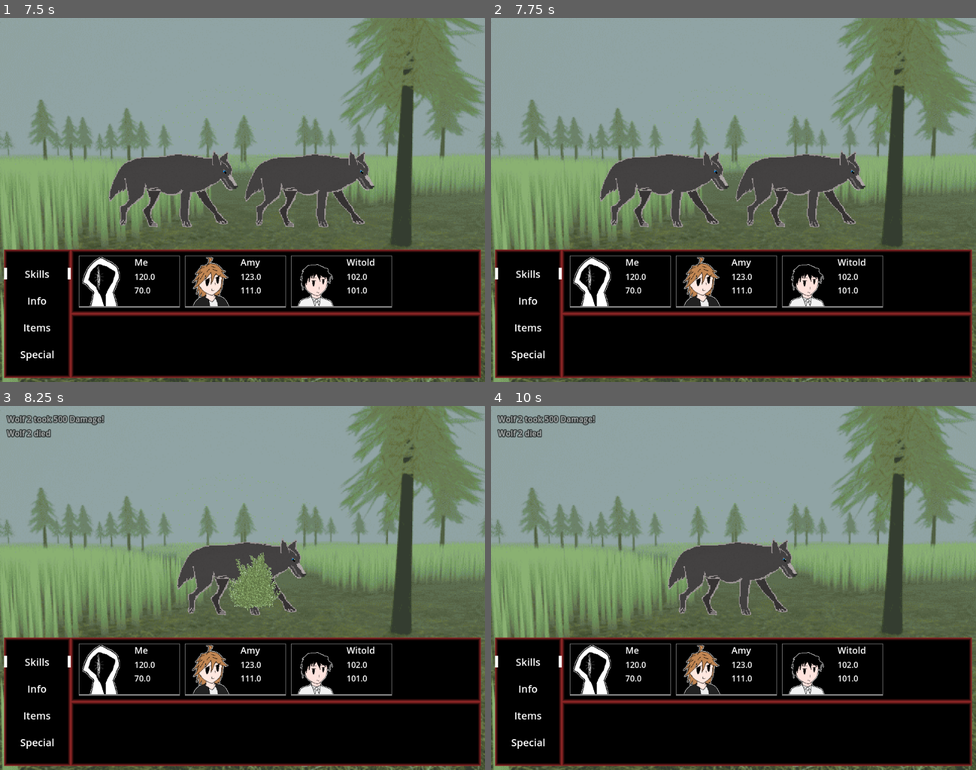
Above: before the commit, frames 1-4 (two rows, left to right).
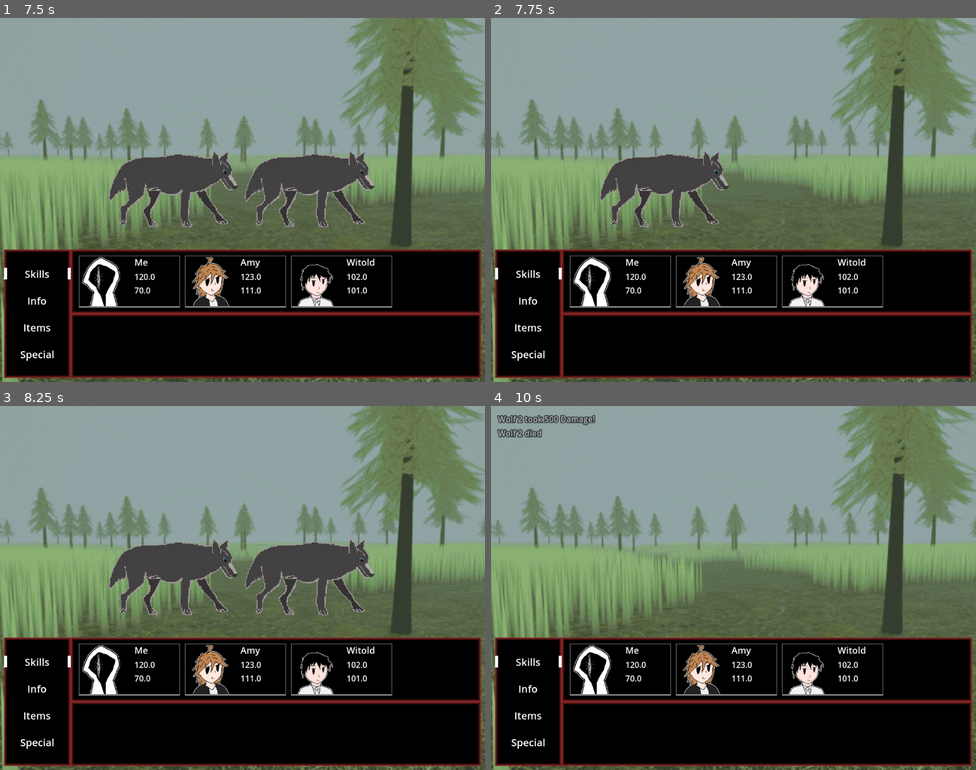
Above: after the commit, the same moments.

Repository: Herosege/PureKillRot
Game: Godot game, scene res://Scenes/fight_scene.tscn
The game is run twice, just before and just after one commit, with the same random seed, the same clock (stepped at 60 frames per second) and the same inputs. This scene is started directly instead of the project's main scene.
Inputs:
- Up to frame 1 (7.5 s): hold Right (move_right) 0.53-1.28 s; tap Z (accept) at 0.6, 1.55, 2, 2.1, 2.75, 2.85, 3.8, 4.25, 4.35, 5.1, 6.05, 6.5, 6.6, 7.35 s; tap Enter at 1.25 s; hold X (back) 1.28-2.03 s; tap Shift (Sprint) at 1.35, 5.85 s; hold Right (move_right) 2.03-2.78 s; hold Up (move_up) 2.78-3.53 s; hold Shift (Sprint) 3.53-4.28 s; hold Left (move_left) 3.53-5.03 s; hold X (back) 5.03-5.78 s; hold Right (move_right) 5.78-6.53 s; hold Up (move_up) 6.53-7.28 s; hold Right (move_right) from 7.28 s (still down)
- Up to frame 2 (7.75 s): keep holding Right (move_right)
- Up to frame 3 (8.25 s): release Right (move_right) at 8.03 s; hold X (back) from 8.03 s (still down); hold Shift (Sprint) from 8.03 s (still down)
- Up to frame 4 (10 s): tap Z (accept) at 8.3, 8.85, 9.6 s; release X (back) at 8.78 s; release Shift (Sprint) at 8.78 s; hold Left (move_left) 8.78-9.53 s; hold Up (move_up) from 9.53 s (still down)

Frame 1 is identical in both runs. In frame 2, 3.0% of the frame differs, in the area x 50-78%, y 36-58%; in frame 3, 6.4%, in the area x 1-78%, y 2-58%; in frame 4, 3.0%.

Commit message:
Enemies and allies now flash when damage is dealt to them

Diff:
--- a/Script/fight_scene.gd
+++ b/Script/fight_scene.gd
@@ -373,14 +373,19 @@
 			if ActionBuffer[i][1] == 1:
 				EnemNode = EnemyList.get_child(TargetType)
 			else:
-				EnemNode = CharProfs.get_child(TargetType)
-
-			SkillUseTimer.start(STimes*1.8)
+				EnemNode = CharProfs.get_child(TargetType).get_node("StatsPicture/TextureRect")
+
+			SkillUseTimer.start(STimes*1.6)
 
 			AttackTextureAnim(Sprts,STimes,EnemNode.global_position+EnemNode.size/2)
 			await SkillUseTimer.timeout
+
+			DamagedFlashAnim(EnemNode)
+			SkillUseTimer.start(0.6)
+			await SkillUseTimer.timeout
+
 			SkillUse(SkillT,TargetArray,TargetType)
-			SkillUseTimer.start(0.3)
+			SkillUseTimer.start(0.05)
 			await SkillUseTimer.timeout
 
 	ResetMenu()
@@ -455,6 +460,12 @@
 
 	AttTexture.texture = null
 
+func DamagedFlashAnim(EnemNode):
+	for i in 8:
+		EnemNode.modulate.a = float(!bool(EnemNode.modulate.a))
+		TimePerSpites.start(0.06)
+		await TimePerSpites.timeout
+
 ### END STUFF ------------------------------------------------------------------------------------------------------
 
 func EnemyDie(Index):
